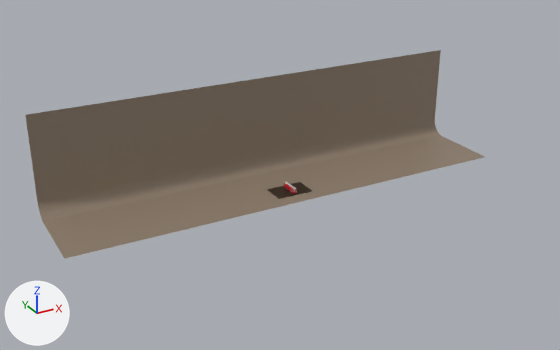
The Blender file public/models/cool-scene-01.blend: old version first, new version second.
The view is the same before and after, from a 50 mm camera at (-114.9, -202.2, 106.4) aimed at (-7.0, -6.0, 8.3). Lighting does not change. The marker at lower left points along +X, +Y and +Z.

Objects in the first picture: 'BG', 'Cube'.
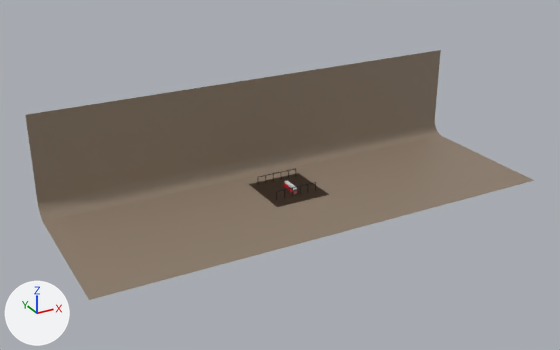
Edits to the scene script, one JSON object a line:
```json
{"block": "me_plane", "where": "me_plane.from_pydata(...)  # 22 vertices, 10 faces; spans x -15.3..15.3, y -1.8..4.1, z 0.0..6.6"}
{"block": "me_plane", "where": "# used by ob_bg; location = (0.0, 0.0, -1.0); scale = (5.0, 5.0, 5.0)"}
{"block": "me_plane", "change": "me_plane part 1"}
{"op": "set", "path": "me_plane.vertices[0].co", "old": "(-15.3, -1.8, 0.0)", "new": "(-15.3, -6.6, 0.0)", "note": "pixel (64, 258) -> pixel (89, 300)"}
{"op": "set", "path": "me_plane.vertices[1].co", "old": "(15.3, -1.8, 0.0)", "new": "(15.3, -6.6, 0.0)", "note": "pixel (485, 157) -> pixel (534, 180)"}
{"op": "add", "block": "me_cube_1", "code": ["me_cube_1 = bpy.data.meshes.new('Cube')", "me_cube_1.from_pydata(...)  # a box spanning x -9.6..9.6, y -9.1..10.8, z -1.0..1.0", "me_cube_1.materials.append(mat_black_001)  # brown #332416"]}
{"op": "remove", "block": "ob_cube", "code": ["ob_cube = bpy.data.objects.new('Cube', me_cube)", "ob_cube.location = (0.0, 0.0, -1.0)", "ob_cube.scale = (1.0, 1.0, 0.1)"]}
{"op": "add", "block": "ob_floor", "code": ["ob_floor = bpy.data.objects.new('Floor', me_cube_1)", "ob_floor.location = (0.0, 0.0, -1.0)", "ob_floor.scale = (1.0, 1.0, 0.1)"]}
```

Changed parts and their boxes [x1, y1, x2, y2] in the pictures (560 x 350 px; the box of a moved part takes in the faces that stretch with it):
```json
{"object": "BG", "change": "reshaped", "before": [26, 50, 485, 259], "after": [26, 50, 534, 300], "on screen": "11% wider, 20% taller"}
{"object": "Floor", "change": "added", "after": [249, 173, 329, 207], "on screen": "brown"}
{"object": "Cube", "change": "deleted", "before": [267, 182, 312, 199]}
{"part": 1, "of": "me_plane", "change": "moved or reshaped", "before": [44, 136, 485, 259], "after": [44, 136, 534, 300]}
```
